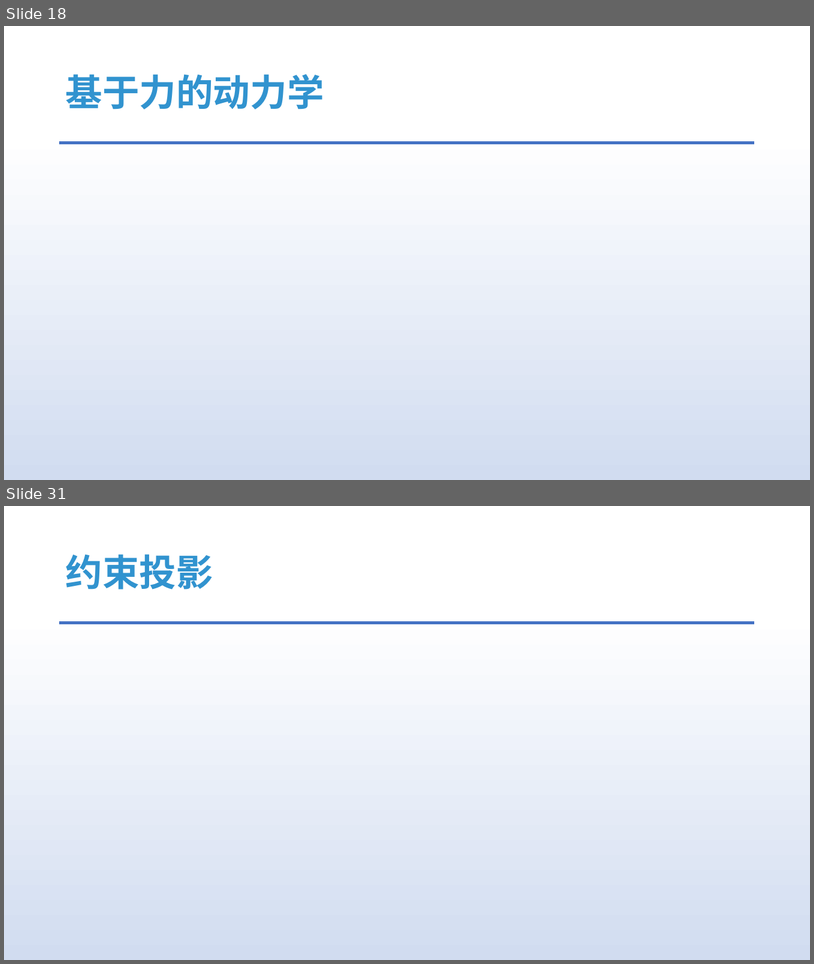
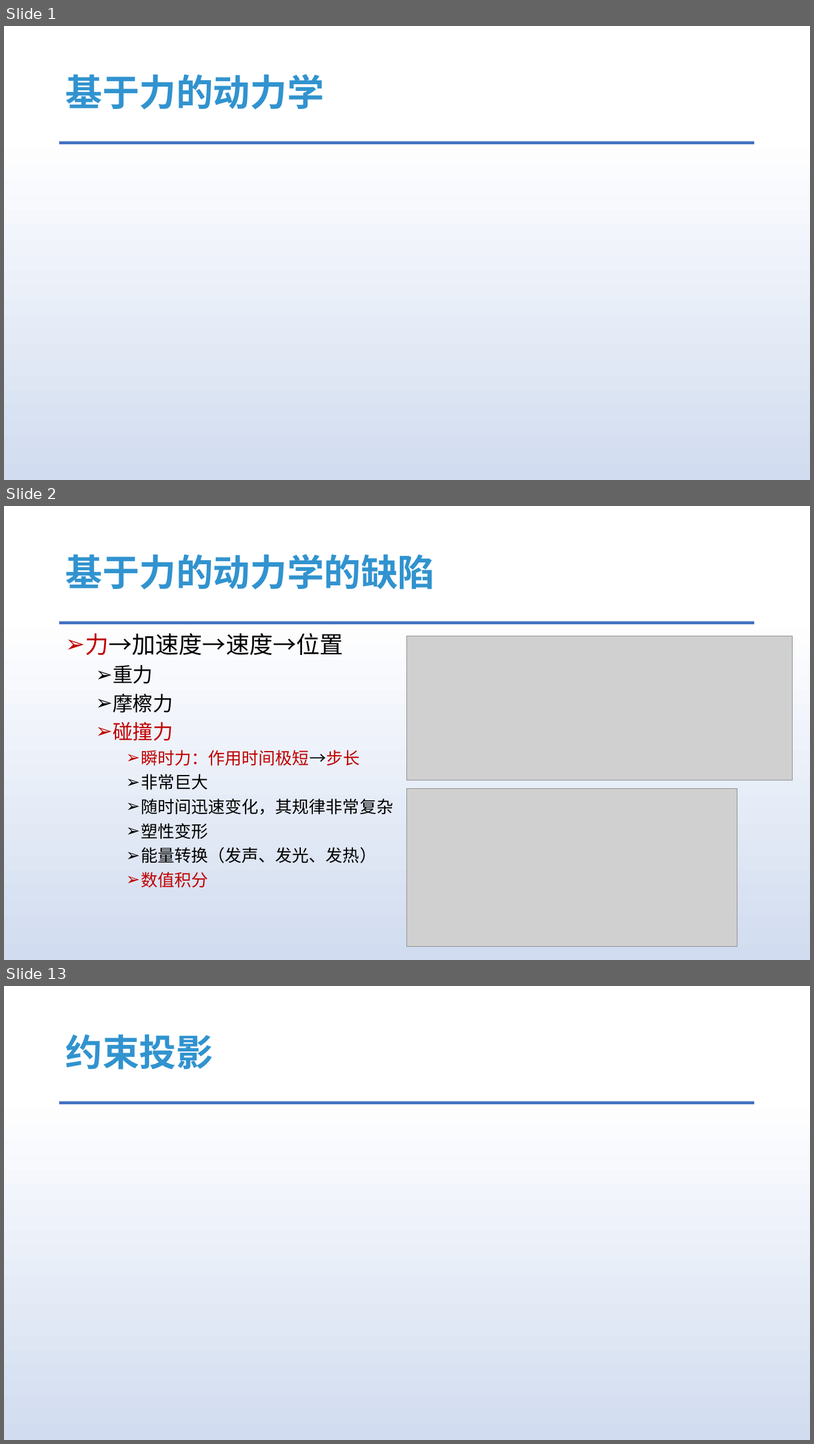
Before and after one commit to answerear/UnityFluid, a slide deck: doc/流体模拟入门分享-Part II.pptx. Shown one above the other, each under a label of ours: slides 18 and 31 before the commit, slides 1, 2 and 13 after it; the slides between them are not shown. The pictures are 814x964 and 814x1444 pixels, drawn with LibreOffice and Linux fonts; fonts in the diff are those of the drawing; grey boxes stand for pictures. Boxes give left, top, right and bottom in pixels: in the first picture for what was removed or moved away, otherwise in the second. Text is boxed around its words. In the diff, an @@ line names an element or a change of style, - is before the commit and + after.

```diff
--- a/doc/流体模拟入门分享-Part II.pptx
+++ b/doc/流体模拟入门分享-Part II.pptx
@@ slide 2 added at (x1=4, y1=506, x2=810, y2=960), background gradient #FFFFFF to #D1DCF0 to #DAE3F3 to #ABC0E4 to #BECEEA to #C7D5ED; not listed: 1 template element that a slide beside it also shows @@
@@ title added at (x1=65, y1=554, x2=435, y2=589), 44 pt, text #3193CF, bold @@
+基于力的动力学的缺陷
@@ text added at (x1=85, y1=633, x2=393, y2=888), 20 pt, text #000000 @@
+➢ 力→加速度→速度→位置
+  ➢ 重力
+  ➢ 摩檫力
+  ➢ 碰撞力
+    ➢ 瞬时力：作用时间极短→步长
+    ➢ 非常巨大
+    ➢ 随时间迅速变化，其规律非常复杂
+    ➢ 塑性变形
+    ➢ 能量转换（发声、发光、发热）
+    ➢ 数值积分
@@ picture added at (x1=408, y1=636, x2=794, y2=780) @@
@@ picture added at (x1=408, y1=789, x2=738, y2=946) @@
@@ what was slide 18 is now slide 1 @@
@@ what was slide 31 is now slide 13 @@
```
Also in this commit, not shown: 7 slides changed, 4 other slides added, 24 slides removed, 1 other file.
